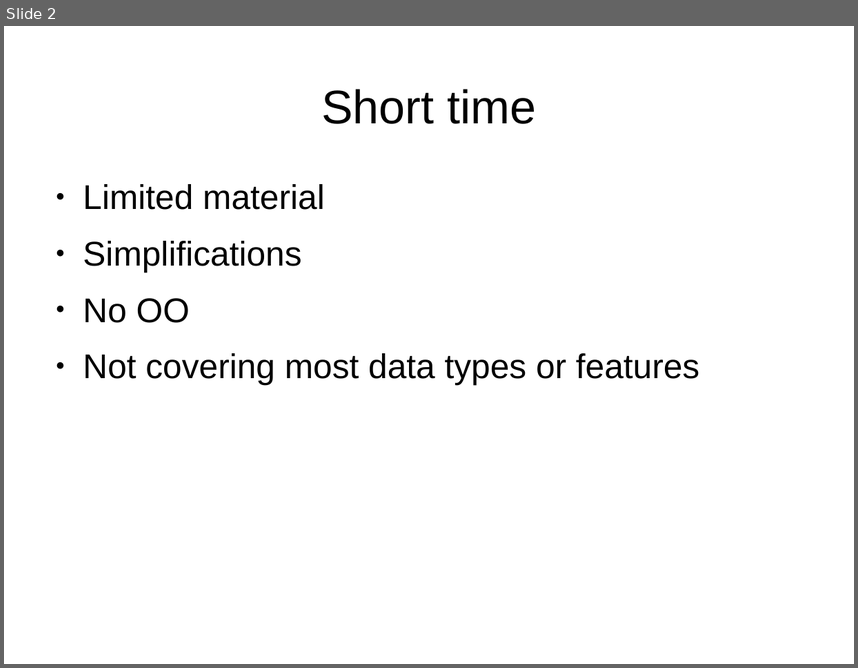
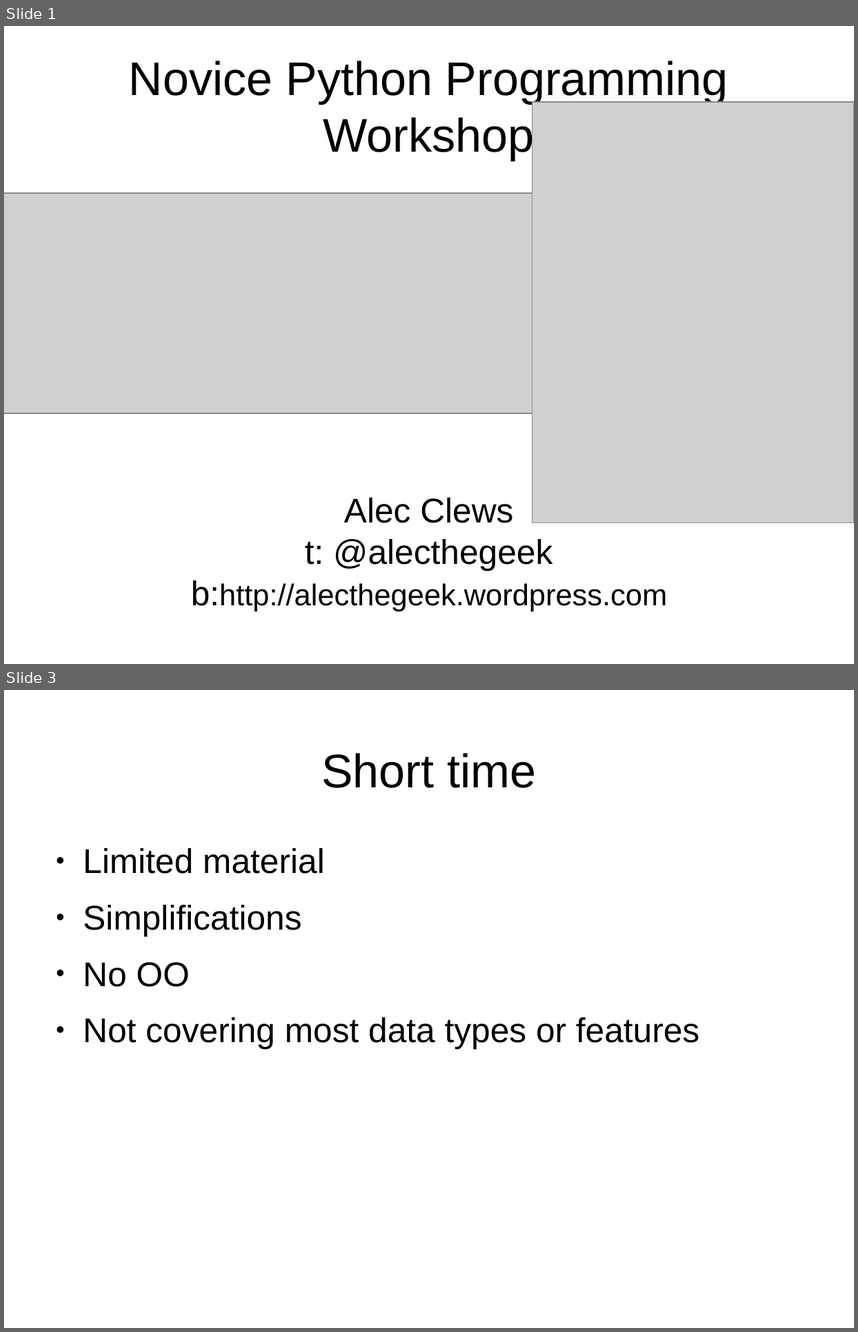
Before and after one commit to alecthegeek/pythonWorkshop, a slide deck: PythonLinuxWorkshop.odp. Shown one above the other, each under a label of ours: slide 2 before the commit, slides 1 and 3 after it; the slides between them are not shown. The pictures are 858x668 and 858x1332 pixels, drawn with LibreOffice and Linux fonts; fonts in the diff are those of the drawing; grey boxes stand for pictures. Boxes give left, top, right and bottom in pixels: in the first picture for what was removed or moved away, otherwise in the second. Text is boxed around its words. In the diff, an @@ line names an element or a change of style, - is before the commit and + after.

```diff
--- a/PythonLinuxWorkshop.odp
+++ b/PythonLinuxWorkshop.odp
@@ slide 1 added at (x1=4, y1=26, x2=854, y2=664), background #FFFFFF @@
@@ title added at (x1=129, y1=60, x2=728, y2=160), 44 pt, text #000000 @@
+Novice Python Programming Workshop
@@ picture added at (x1=533, y1=102, x2=854, y2=523) @@
@@ picture added at (x1=4, y1=194, x2=611, y2=413) @@
@@ subtitle added at (x1=191, y1=497, x2=667, y2=611), 28 pt, text #000000 @@
+Alec Clews
+t: @alecthegeek
+b:http://alecthegeek.wordpress.com
@@ what was slide 2 is now slide 3 @@
```
Also in this commit, not shown: 3 slides changed, 1 other slide added, 2 other files.
